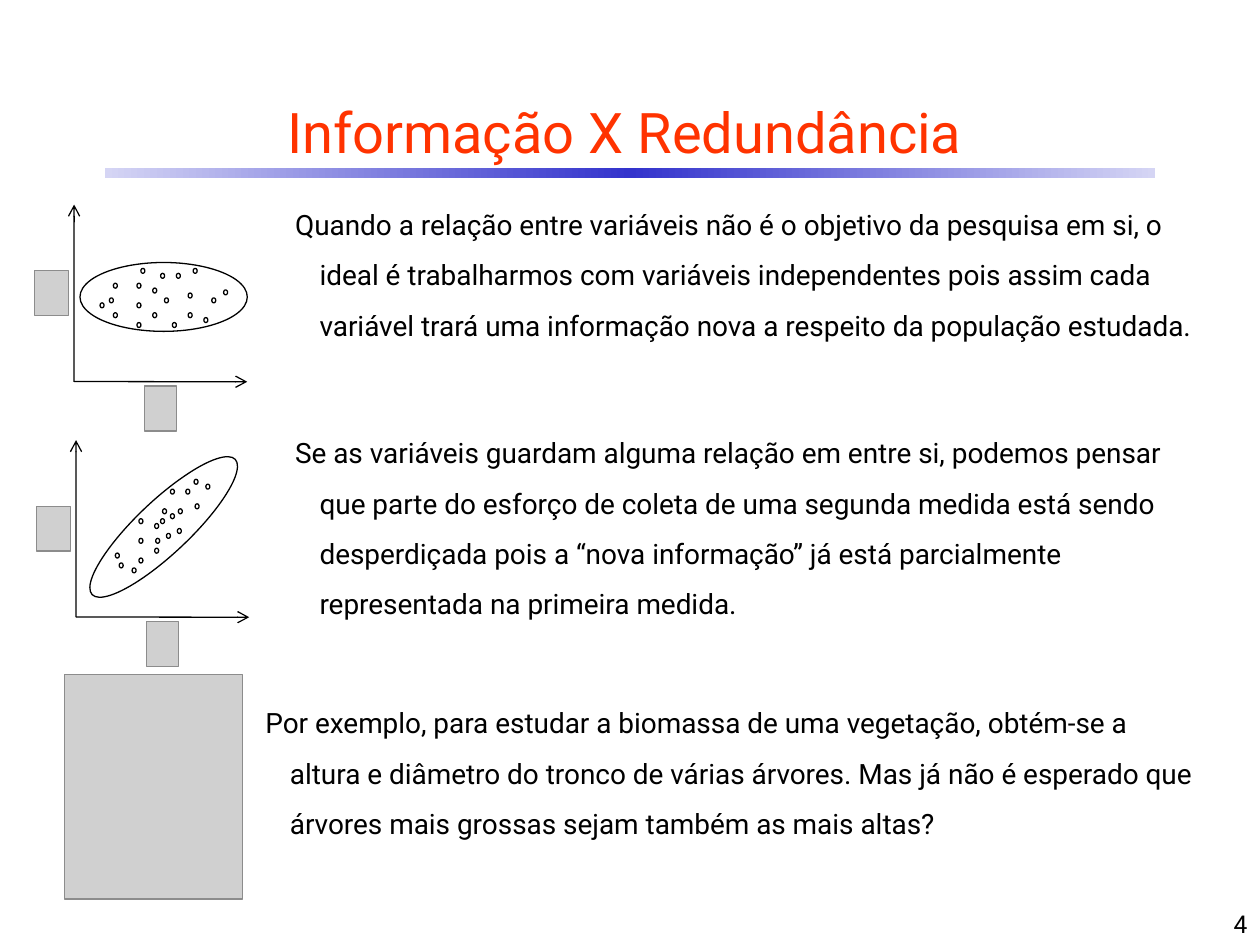
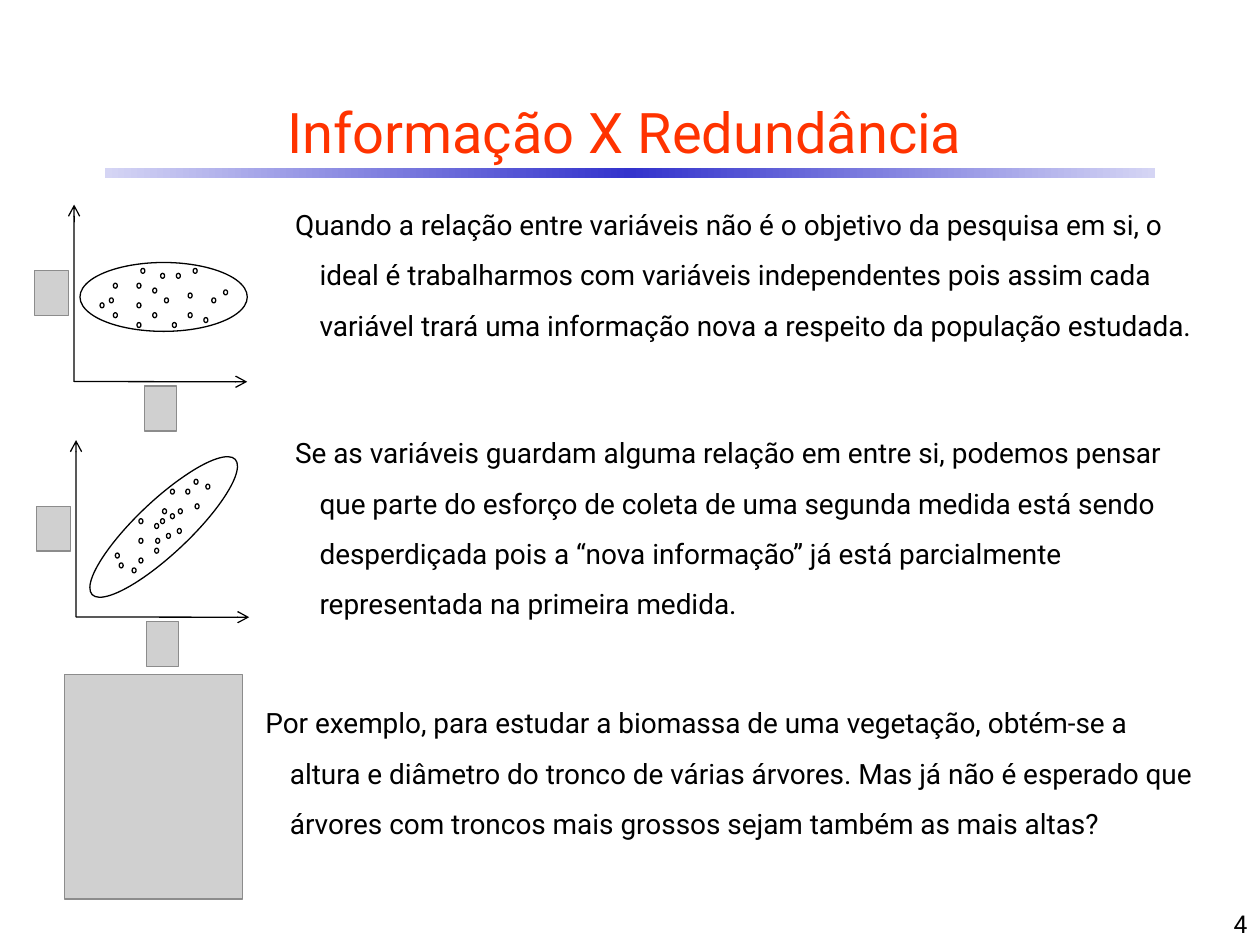
Before and after one commit to CDRenno/Estatistica, a slide deck: slide 4 of ppt/11CompPrinc.pptx. Drawn at 1260x945 pixels with LibreOffice and Linux fonts; fonts in the diff are those of the drawing; grey boxes stand for pictures. Boxes give left, top, right and bottom in pixels: in the first picture for what was removed or moved away, otherwise in the second. Text is boxed around its words. In the diff, an @@ line names an element or a change of style, - is before the commit and + after.

```diff
--- a/ppt/11CompPrinc.pptx
+++ b/ppt/11CompPrinc.pptx
@@ text at box(265, 712, 1192, 840): text changed @@
-Por exemplo, para estudar a biomassa de uma vegetação, obtém-se a altura e diâmetro do tronco de várias árvores. Mas já não é esperado que árvores mais grossas sejam também as mais altas?
+Por exemplo, para estudar a biomassa de uma vegetação, obtém-se a altura e diâmetro do tronco de várias árvores. Mas já não é esperado que árvores com troncos mais grossos sejam também as mais altas?
```
Also in this commit, not shown: 6 other slides changed, 1 other file.
